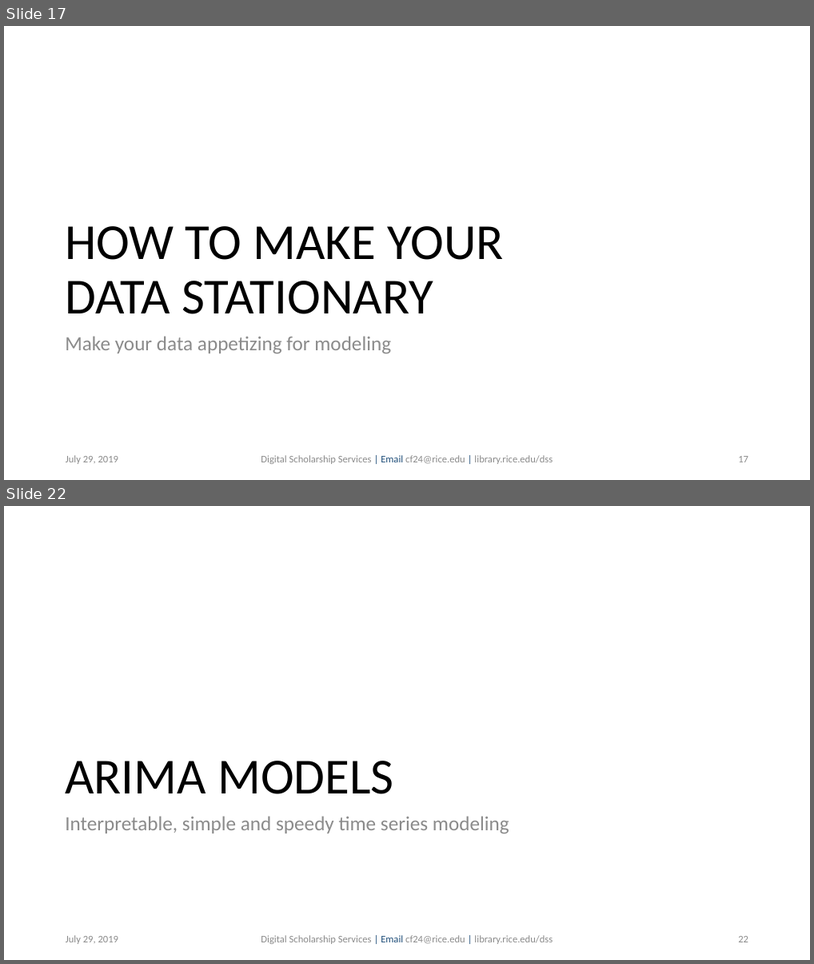
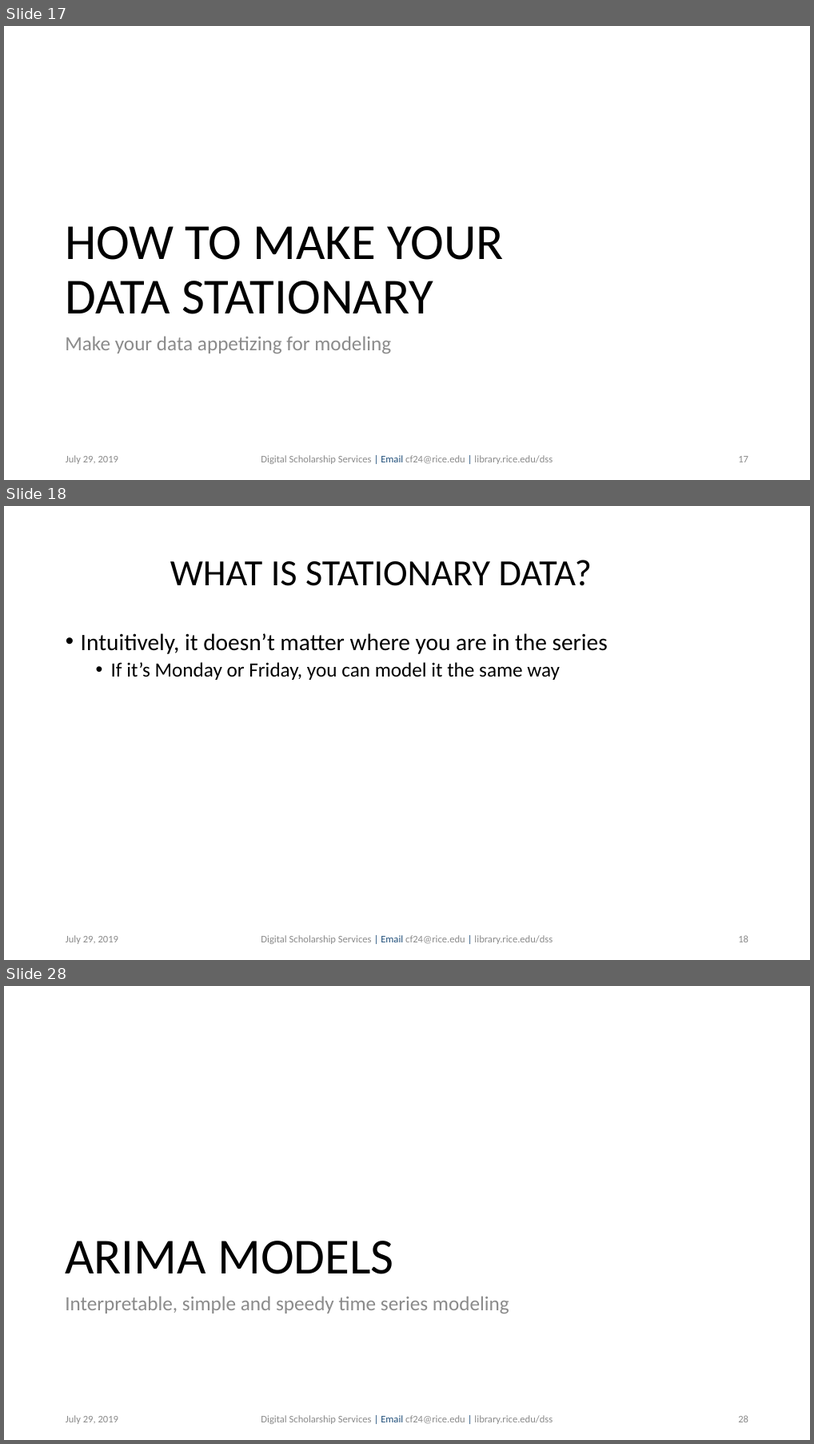
Before and after one commit to bakitybacon/rice-data-and-donuts, a slide deck: tsa/Introduction to Time Series Analysis.pptx. Shown one above the other, each under a label of ours: slides 17 and 22 before the commit, slides 17, 18 and 28 after it; the slides between them are not shown. The pictures are 814x964 and 814x1444 pixels, drawn with LibreOffice and Linux fonts; fonts in the diff are those of the drawing; background and template pictures are left out. Boxes give left, top, right and bottom in pixels: in the first picture for what was removed or moved away, otherwise in the second. Text is boxed around its words. In the diff, an @@ line names an element or a change of style, - is before the commit and + after.

Commit message:
added explanations of arima and pros/cons of models

```diff
--- a/tsa/Introduction to Time Series Analysis.pptx
+++ b/tsa/Introduction to Time Series Analysis.pptx
@@ slide 18 added at bbox=[4, 506, 810, 960], background #FFFFFF @@
@@ title added at bbox=[170, 560, 592, 586], 44 pt, text #000000 @@
+WHAT IS STATIONARY DATA?
@@ text added at bbox=[81, 633, 608, 680], 28 pt, text #000000 @@
+• Intuitively, it doesn’t matter where you are in the series
+  • If it’s Monday or Friday, you can model it the same way
@@ text added at bbox=[66, 935, 119, 944], 12 pt, text #8C8C8C @@
+July 29, 2019
@@ text added at bbox=[261, 935, 553, 944], 12 pt, text #8C8C8C @@
+Digital Scholarship Services | Email cf24@rice.edu | library.rice.edu/dss
@@ page number added at bbox=[738, 935, 749, 942], 12 pt, text #8C8C8C @@
+18
@@ what was slide 22 is now slide 28 @@
@@ page number at bbox=[738, 1415, 749, 1422]: text changed @@
-22
+28
```
Also in this commit, not shown: 6 slides changed, 11 other slides added.
